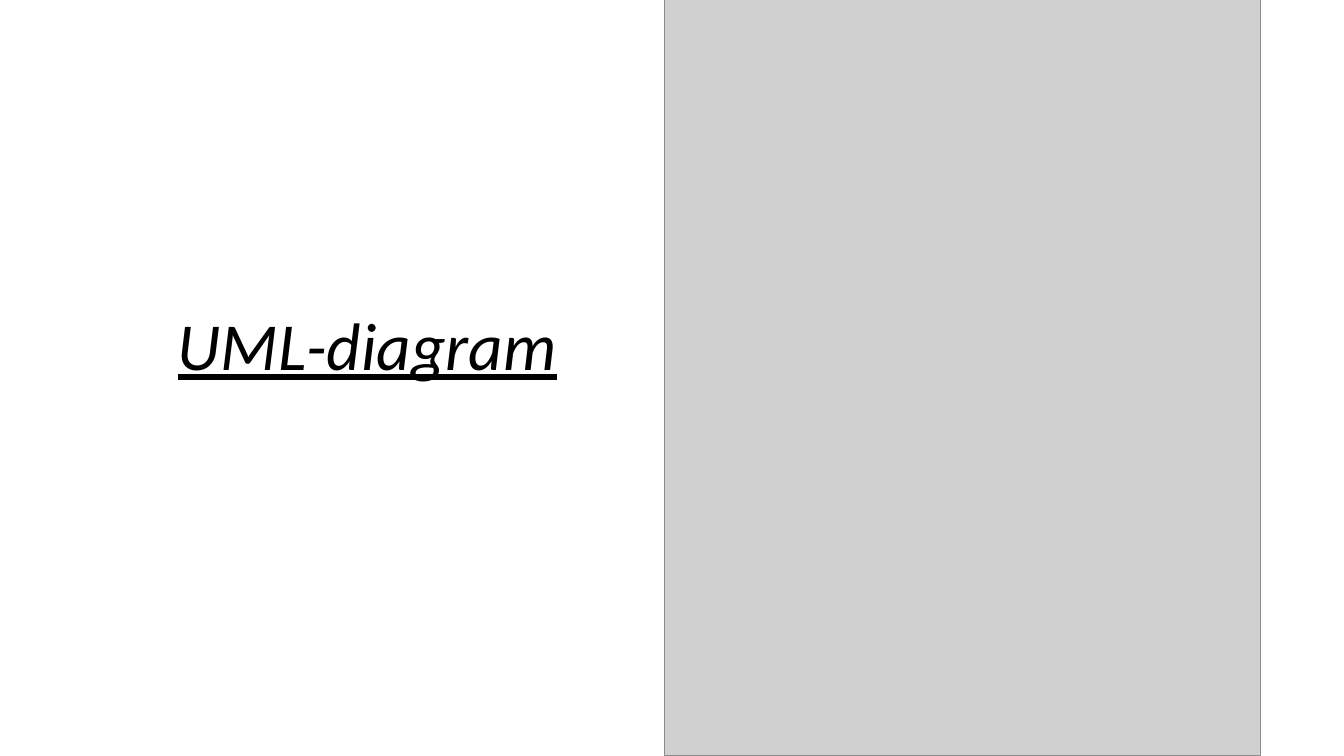
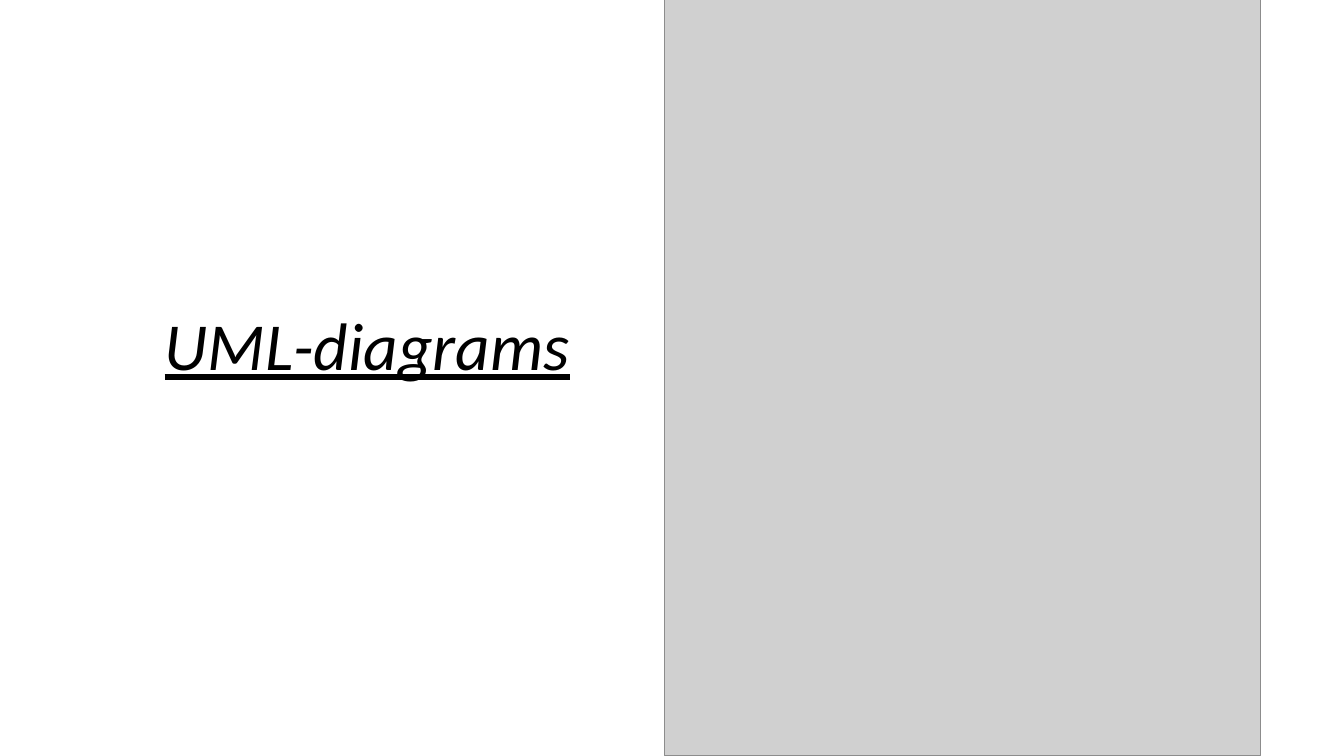
Before and after one commit to Sigvesor/ecosystem-model-rossumoya, a slide deck: slide 5 of biosim_project/presentation/Presentation1.pptx (slide 2 before the commit). Drawn at 1344x756 pixels with LibreOffice and Linux fonts; fonts in the diff are those of the drawing; grey boxes stand for pictures. Boxes give left, top, right and bottom in pixels: in the first picture for what was removed or moved away, otherwise in the second. Text is boxed around its words. In the diff, an @@ line names an element or a change of style, - is before the commit and + after.

Commit message:
Add final presentation

```diff
--- a/biosim_project/presentation/Presentation1.pptx
+++ b/biosim_project/presentation/Presentation1.pptx
@@ title at <box>165,323,570,382</box>: text changed @@
-UML-diagram
+UML-diagrams
```
Also in this commit, not shown: 3 slides added.
